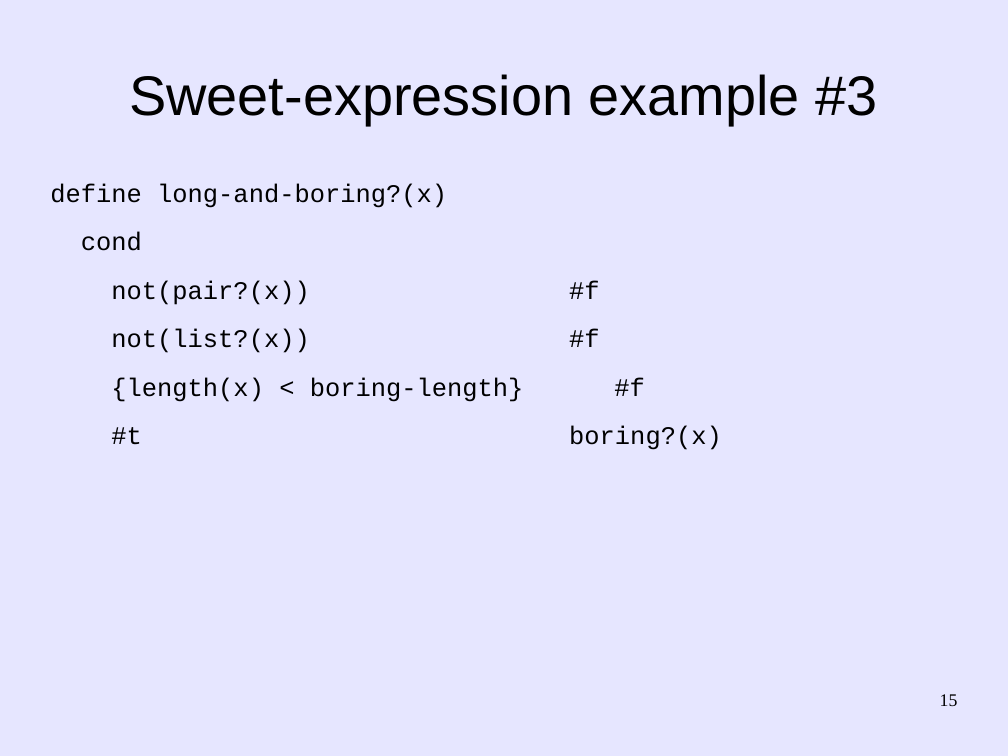
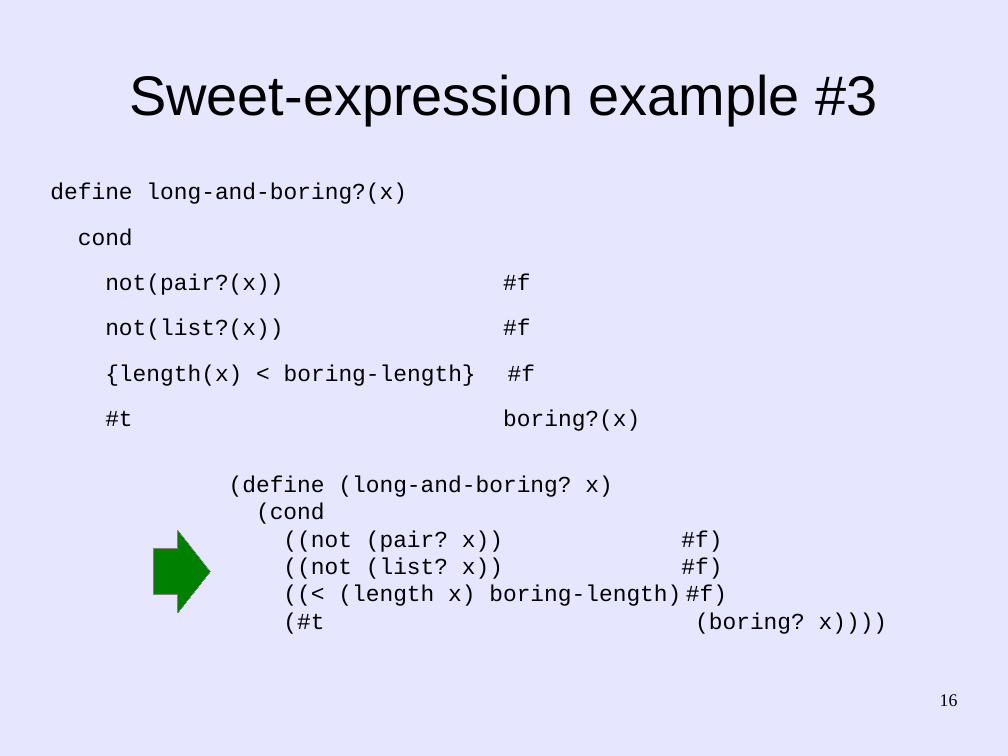
Before and after one commit to martin12333/Readable-Lisp-S-expressions, a slide deck: slide 16 of readable-s-expressions.odp (slide 15 before the commit). Drawn at 1008x756 pixels with LibreOffice and Linux fonts; fonts in the diff are those of the drawing. Boxes give left, top, right and bottom in pixels: in the first picture for what was removed or moved away, otherwise in the second. Text is boxed around its words. In the diff, an @@ line names an element or a change of style, - is before the commit and + after.

Commit message:
readable-s-expressions.odp: Explain why precedence isn't built in

```diff
--- a/readable-s-expressions.odp
+++ b/readable-s-expressions.odp
@@ text "define long-and-boring?(x)" at [50, 183, 640, 431]: size 20 to 18 pt @@
@@ text added at [229, 475, 888, 634], 18 pt, text #000000 @@
+(define (long-and-boring? x)
+(cond
+((not (pair? x)) #f)
+((not (list? x)) #f)
+((< (length x) boring-length) #f)
+(#t (boring? x))))
@@ down arrow added at [154, 531, 210, 613], fill #008000, outline #808080 0 pt @@
@@ page number at [940, 694, 958, 706]: text changed @@
-15
+16
```
Also in this commit, not shown: 3 other slides changed, 1 slide added.
